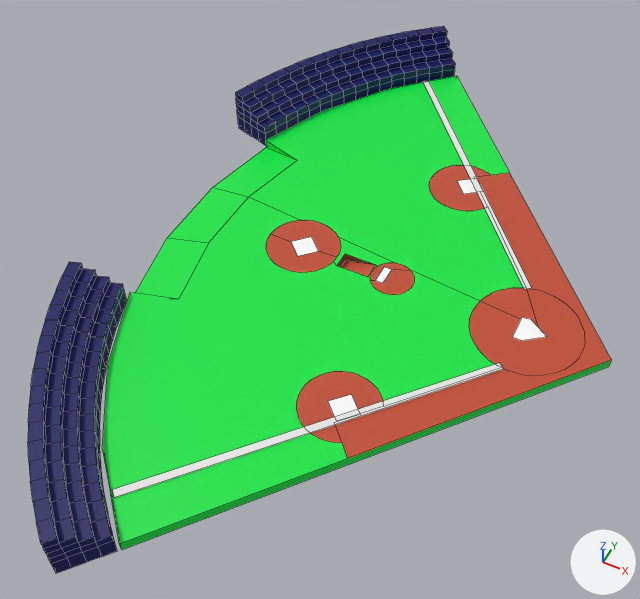
One commit to the FBX model Assets/Prefabs/yakyuuban.fbx: the scene before it, then after it.
Rendered twice from a 50 mm camera at (1.72, -5.29, 9.55) aimed at (-1.82, 1.78, 0.71). The axes (+X, +Y, +Z) are drawn at lower right. The lights are the same throughout. Mesh edges are drawn as thin lines. Where no turn or scale is listed for an object, it has been applied to the vertices. Vertices at the same position are counted once.

Objects in the first picture: 'ライン右', 'ライン左', '盤', '観客席右', '観客席左'.
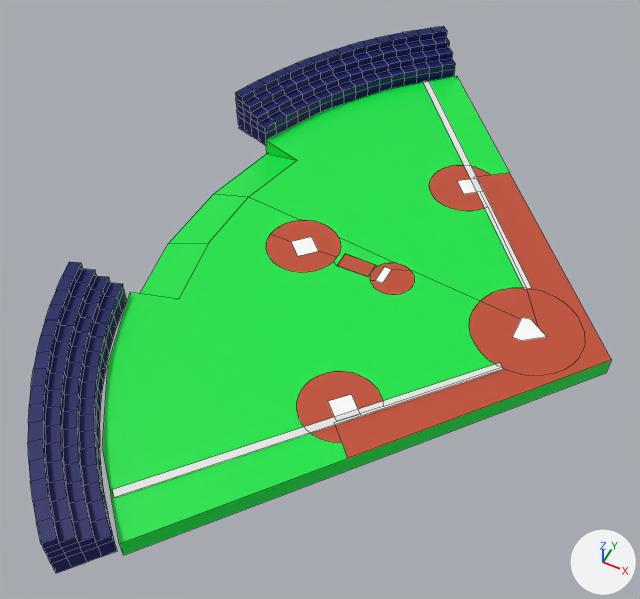
Where the newer file only moved an object's origin or applied its transform, the numbers keep the older frame.

What changed in the scene script:
```text
Change me_円柱:
    where me_円柱.from_pydata(...)  # 218 vertices, 34 faces; spans x -6.18..0.0, y -4.73..4.85, z -0.09..0.05
    used by ob_盤; location = (1.91, 2.36, 0.84)
    verts and faces of me_円柱; kept vertices keep their numbers, new ones are numbered from 218
    before: 0 (-4.0, -4.73, -0.09) at pixel (121, 549), 2 (-4.85, -3.86, -0.09) at pixel (104, 455), 4 (-5.51, -2.84, -0.09), 6 (-5.96, -1.71, -0.09), 8 (-6.18, -0.52, -0.09) at pixel (167, 237)
    before: 9 (-6.16, 0.7, -0.09) at pixel (212, 187), 10 (-5.91, 1.89, -0.09) at pixel (266, 147), 11 (-5.43, 3.0, -0.09), 13 (-4.73, 4.0, -0.09), 15 (-3.86, 4.85, -0.09)
    before: 19 (0.0, 0.0, -0.09) at pixel (608, 366)
    before: 214 (-3.27, -0.06, 0.05) at pixel (368, 276), 215 (-3.27, 0.19, 0.05) at pixel (375, 264), 216 (-3.72, -0.06, -0.08), 217 (-3.72, 0.19, -0.08) at pixel (345, 260)
    me_円柱 part 1
    add for i in [0, 2, 4, 6, *range(8, 12), 13, 15, 19]: verts[i] += (0.0, 0.0, -0.12)
    me_円柱 part 2
    add delete_vertices([216, 217])  # with the faces that use them
Add me_平面:
    me_平面.from_pydata([(0.0, -1.05, 0.02), (2.0, -1.11, 0.02), (0.0, 1.05, 0.02), (2.0, 1.05, 0.02)], [], [(0, 2, 3, 1)])
    me_平面.materials.append(mat_material)  # red #c34f34
Add ob_平面:
    ob_平面 = bpy.data.objects.new('平面', me_平面)
    ob_平面.location = (-1.35, 2.42, 0.89)
    ob_平面.scale = (-0.231, -0.117, -0.073)
```

Pixel boxes [x1, y1, x2, y2] of what changed, in the pictures (640 x 599 px; the box of a moved part takes in the faces that stretch with it):
'盤', reshaped: before [103, 76, 611, 550]; after [103, 76, 611, 555]
'平面', added (red): after [337, 254, 375, 277]
part 1 of me_円柱, moved or reshaped: before [120, 141, 611, 550]; after [120, 141, 611, 555]
part 2 of me_円柱, deleted: before [341, 261, 375, 277]
